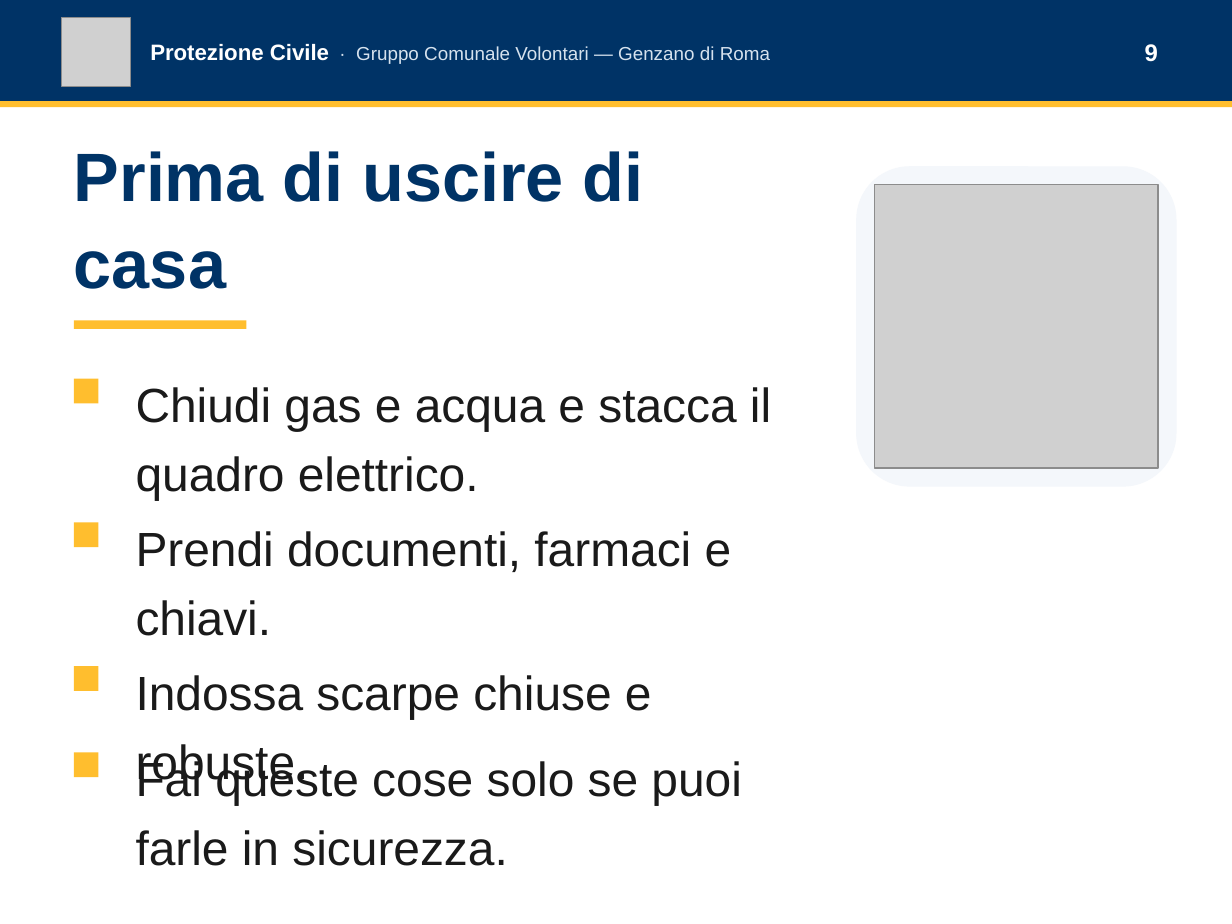
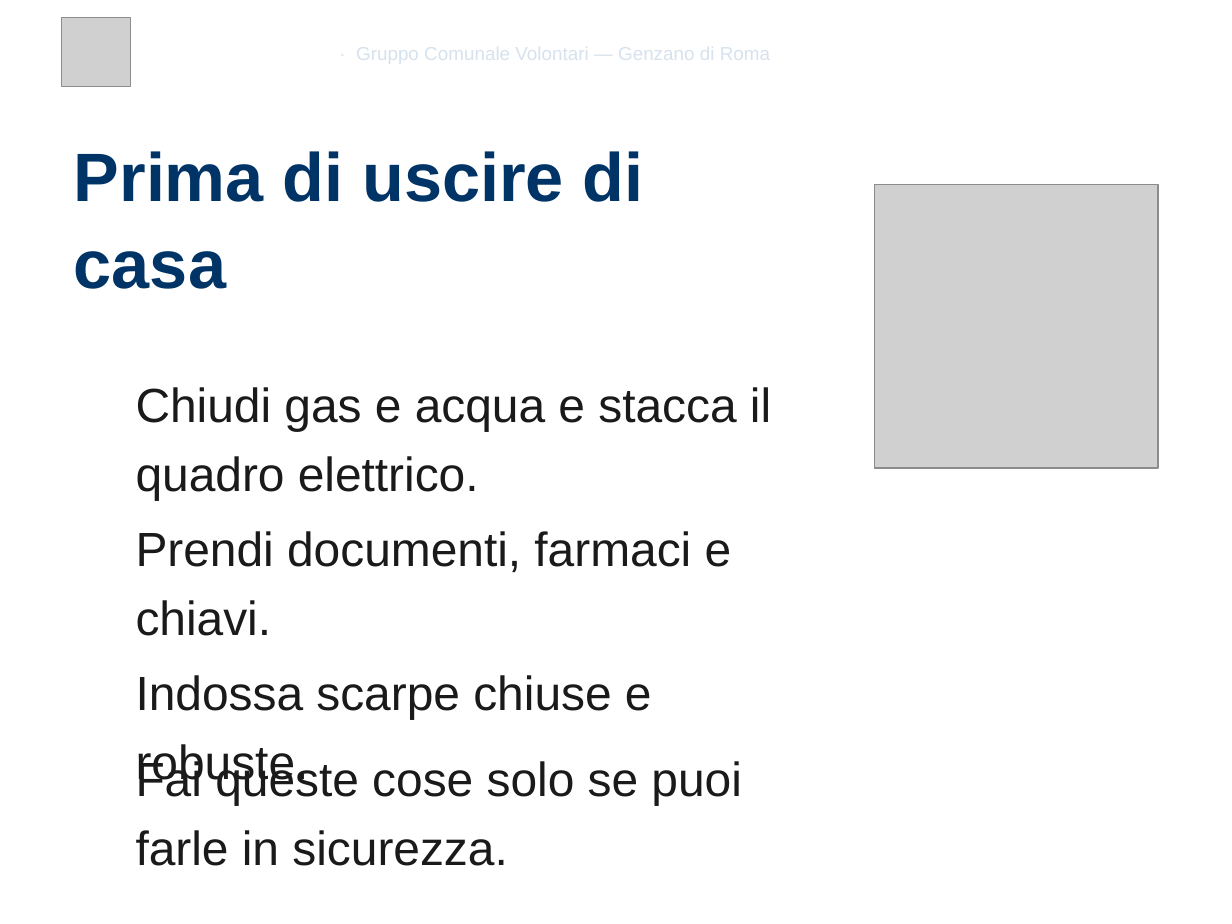
Before and after one commit to SviluppoItaliaDigitale/sito-pc-genzano, a slide deck: slide 9 of static/presentazioni/2026-05-29-piano-familiare-presentazione-4x3.pptx. Drawn at 1232x924 pixels with LibreOffice and Linux fonts; fonts in the diff are those of the drawing; grey boxes stand for pictures; background and template pictures are left out. Boxes give left, top, right and bottom in pixels: in the first picture for what was removed or moved away, otherwise in the second. Text is boxed around its words. In the diff, an @@ line names an element or a change of style, - is before the commit and + after.

```diff
--- a/static/presentazioni/2026-05-29-piano-familiare-presentazione-4x3.pptx
+++ b/static/presentazioni/2026-05-29-piano-familiare-presentazione-4x3.pptx
@@ rectangle removed at (0,0,1232,101) @@
@@ rectangle removed at (0,101,1232,107) @@
@@ rectangle removed at (74,320,246,329) @@
@@ rectangle removed at (74,378,99,403) @@
@@ rectangle removed at (74,522,99,547) @@
@@ rectangle removed at (74,667,99,691) @@
@@ rectangle removed at (74,753,99,777) @@
```
Also in this commit, not shown: 13 other slides changed, 15 other files.
